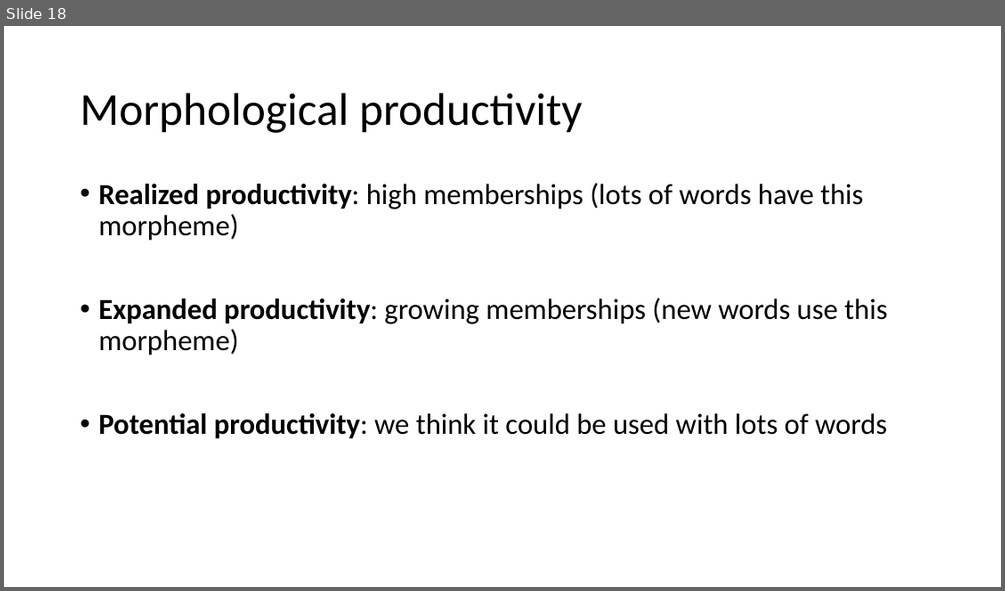
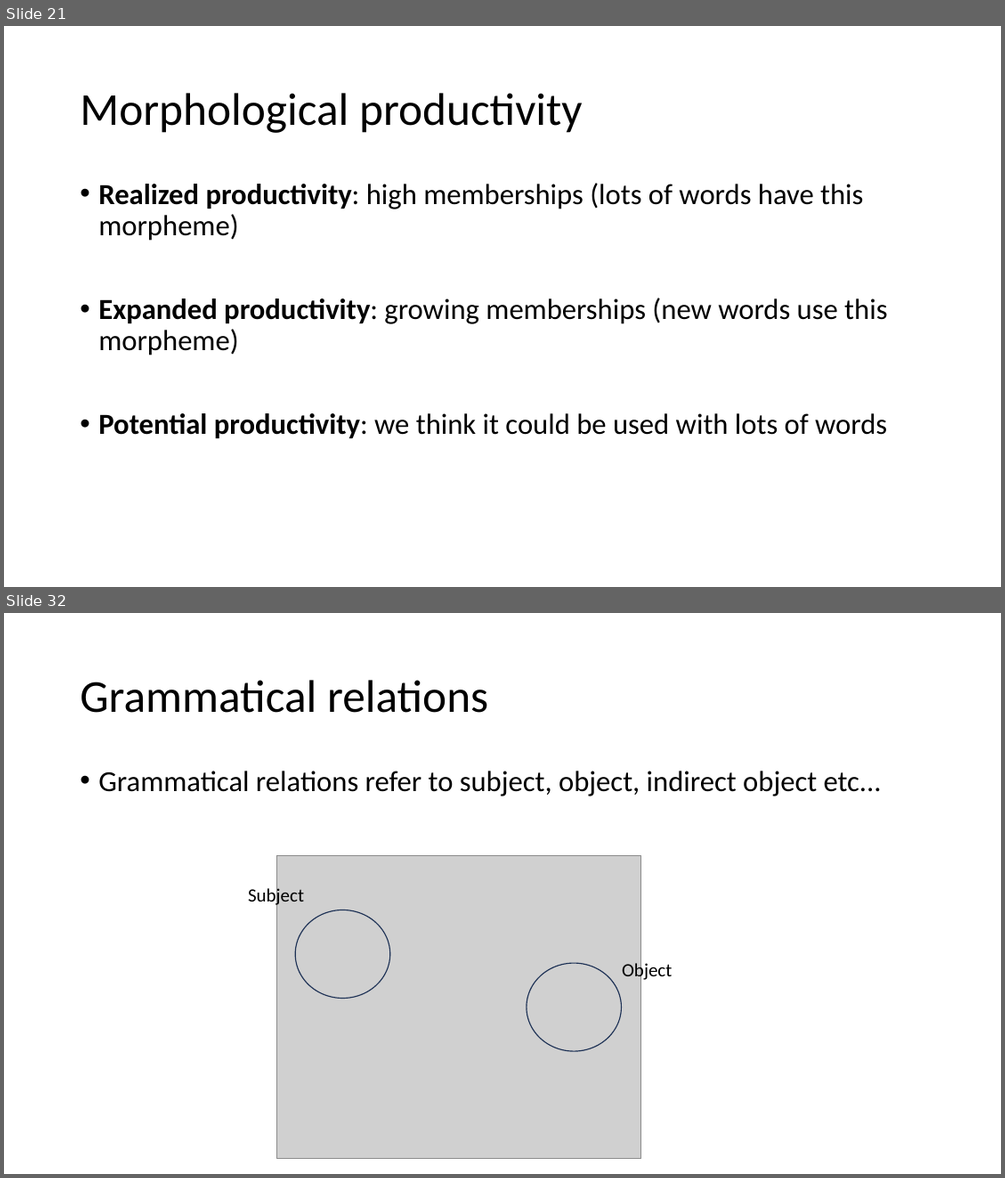
Before and after one commit to ajrtallman/Corpus_Linguistics_FSU_2023-2024, a slide deck: 03_lectures/Corpus Linguistics_2023_11_10.pptx. Shown one above the other, each under a label of ours: slide 18 before the commit, slides 21 and 32 after it; the slides between them are not shown. The pictures are 1005x591 and 1005x1178 pixels, drawn with LibreOffice and Linux fonts; fonts in the diff are those of the drawing; grey boxes stand for pictures. Boxes give left, top, right and bottom in pixels: in the first picture for what was removed or moved away, otherwise in the second. Text is boxed around its words. In the diff, an @@ line names an element or a change of style, - is before the commit and + after.

```diff
--- a/03_lectures/Corpus Linguistics_2023_11_10.pptx
+++ b/03_lectures/Corpus Linguistics_2023_11_10.pptx
@@ slide 32 added at <box>4,613,1001,1174</box>, background #FFFFFF @@
@@ title added at <box>80,680,488,713</box>, 44 pt, text #000000 @@
+Grammatical relations
@@ text added at <box>98,771,882,796</box>, 28 pt, text #000000 @@
+• Grammatical relations refer to subject, object, indirect object etc...
@@ picture added at <box>276,856,641,1159</box> @@
@@ text added at <box>248,886,304,908</box>, 18 pt, text #000000 @@
+Subject
@@ ellipse added at <box>296,910,390,998</box>, outline #1E3256 1 pt @@
@@ ellipse added at <box>526,963,622,1051</box>, outline #1E3256 1 pt @@
@@ text added at <box>622,960,672,981</box>, 18 pt, text #000000 @@
+Object
@@ what was slide 18 is now slide 21 @@
```
Also in this commit, not shown: 6 slides changed, 19 other slides added, 2 slides removed.
